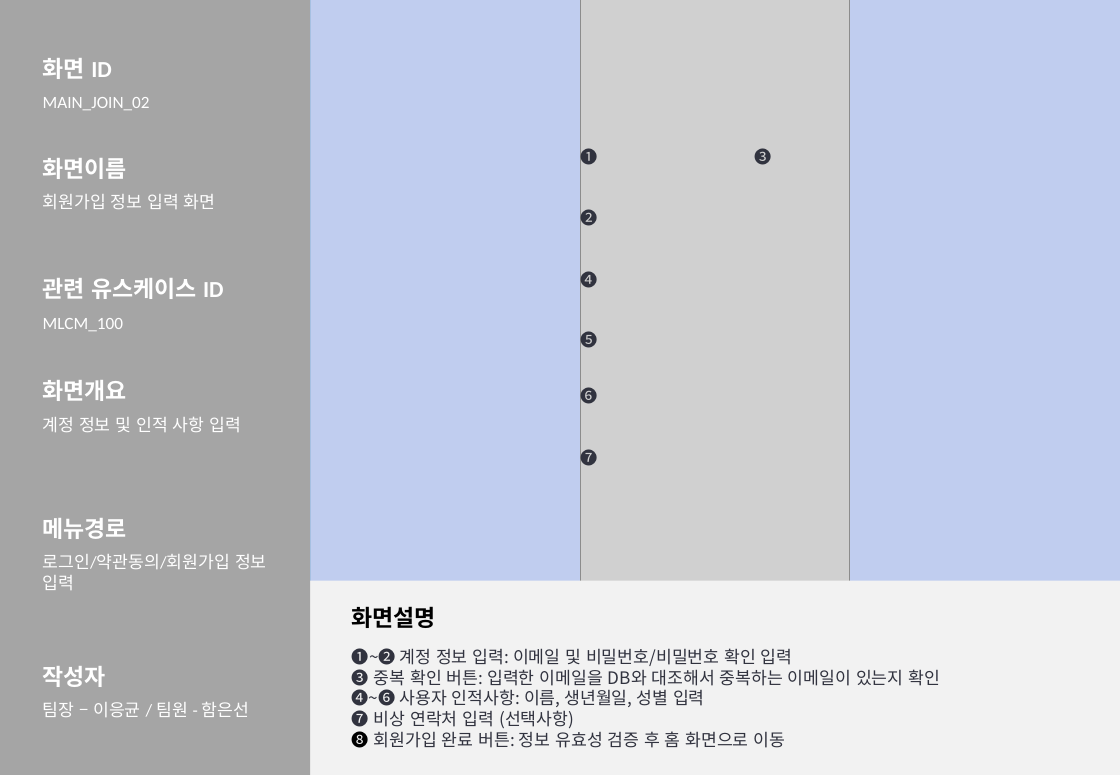
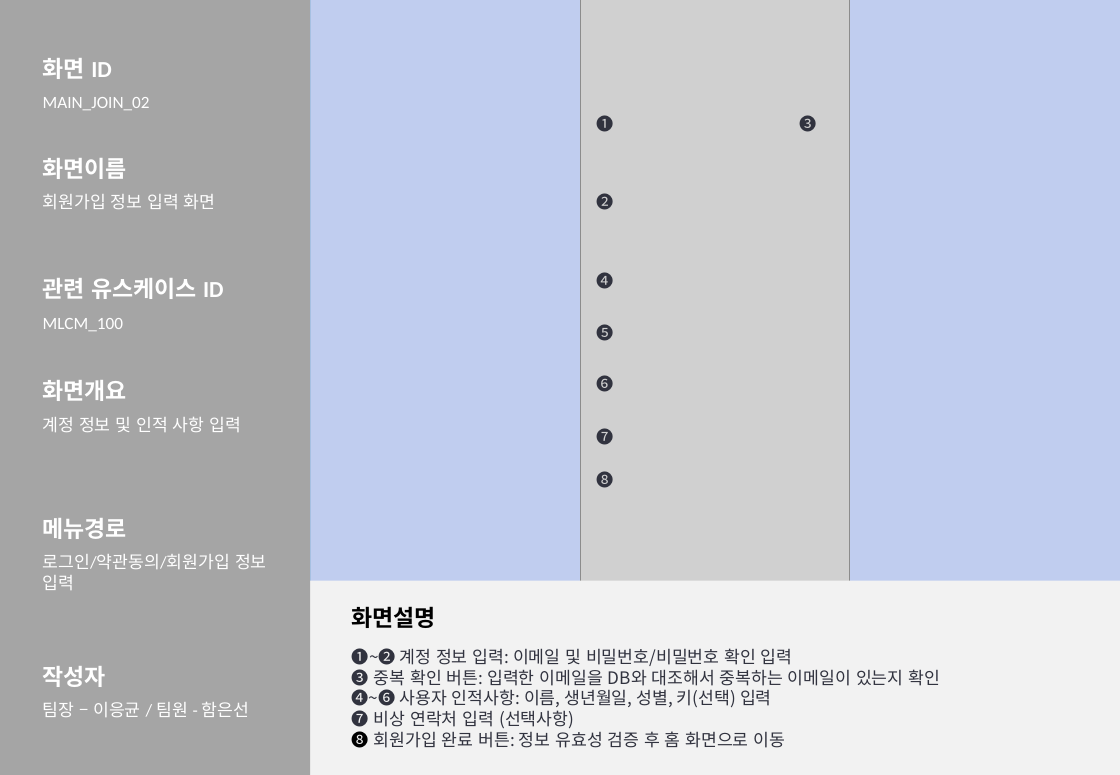
Before and after one commit to 2026-SMHRD-KDT-HealthCare-5/lisn, a slide deck: slide 10 of Documents/화면설계서_귀기울임.pptx. Drawn at 1120x775 pixels with LibreOffice and Linux fonts; fonts in the diff are those of the drawing; grey boxes stand for pictures. Boxes give left, top, right and bottom in pixels: in the first picture for what was removed or moved away, otherwise in the second. Text is boxed around its words. In the diff, an @@ line names an element or a change of style, - is before the commit and + after.

```diff
--- a/Documents/화면설계서_귀기울임.pptx
+++ b/Documents/화면설계서_귀기울임.pptx
@@ text "❶": place and size @@
-text "❶" at (581,145,598,168)
+text "❶" at (596,113,613,136)
@@ text "❸": place and size @@
-text "❸" at (754,145,771,168)
+text "❸" at (800,113,817,136)
@@ text "❷": place and size @@
-text "❷" at (581,207,598,230)
+text "❷" at (596,191,613,214)
@@ text "❹": place and size @@
-text "❹" at (581,269,598,292)
+text "❹" at (596,269,613,292)
@@ text "❺": place and size @@
-text "❺" at (581,329,598,352)
+text "❺" at (596,321,613,344)
@@ text "❻": place and size @@
-text "❻" at (581,385,598,408)
+text "❻" at (596,373,613,396)
@@ text "❼": place and size @@
-text "❼" at (581,447,598,470)
+text "❼" at (596,425,613,448)
@@ text added at (596,469,613,492), 12 pt, text #31333F @@
+❽
@@ text at (352,689,772,707): text changed @@
-❹~❻ 사용자 인적사항: 이름, 생년월일, 성별 입력
+❹~❻ 사용자 인적사항: 이름, 생년월일, 성별, 키(선택) 입력
```
Also in this commit, not shown: 1 other slide changed, 2 other files.
